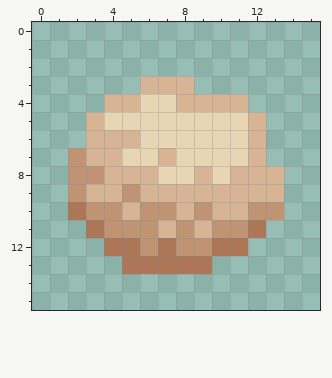
One commit to this pixel-art sprite: games/plachemy/assets/dough.png. Above is the file before it was changed.
The file is 16x16 pixels.
Now the later version:
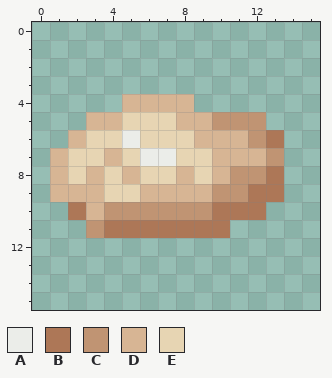
Palette (. is transparent): A #ebede9  B #ad7757  C #c09473  D #d7b594  E #e7d5b3
Edits made:
Changed rows in their new state; - is an unchanged pixel.
first column x 1:
 3 -----...-----
 4 ---.-DD-...--
 5 ---D---DDCCC-
 6 -DEEA---DDDCB
 7 DEE--AA--DD-C
 8 DEDE-E-DEDCCB
 9 DD-EE----CCBB
10 --D-C--C-BBB.
11 --CBBBBBBB..-
12 ---........--
13 ----.....----
